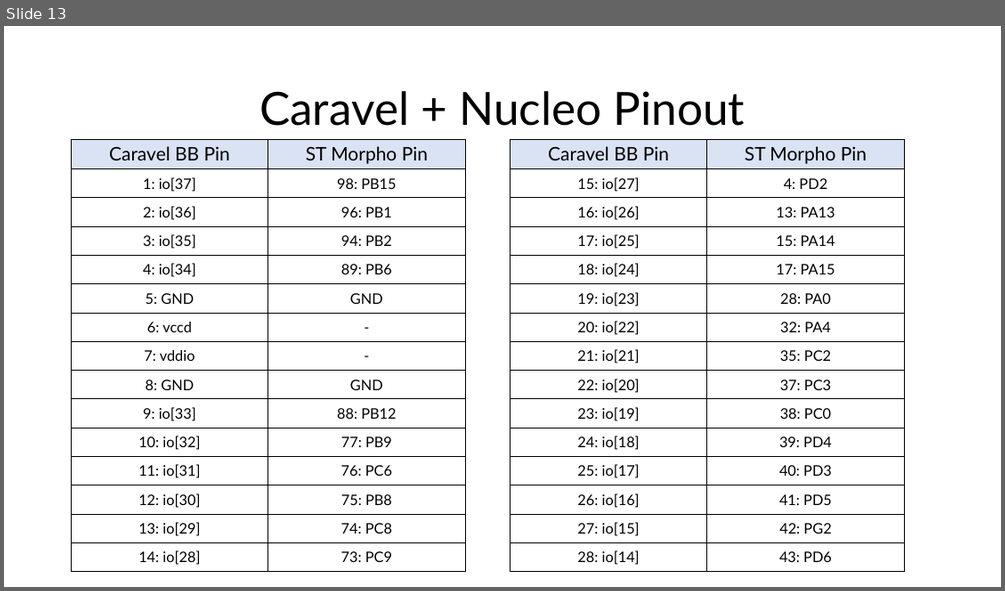
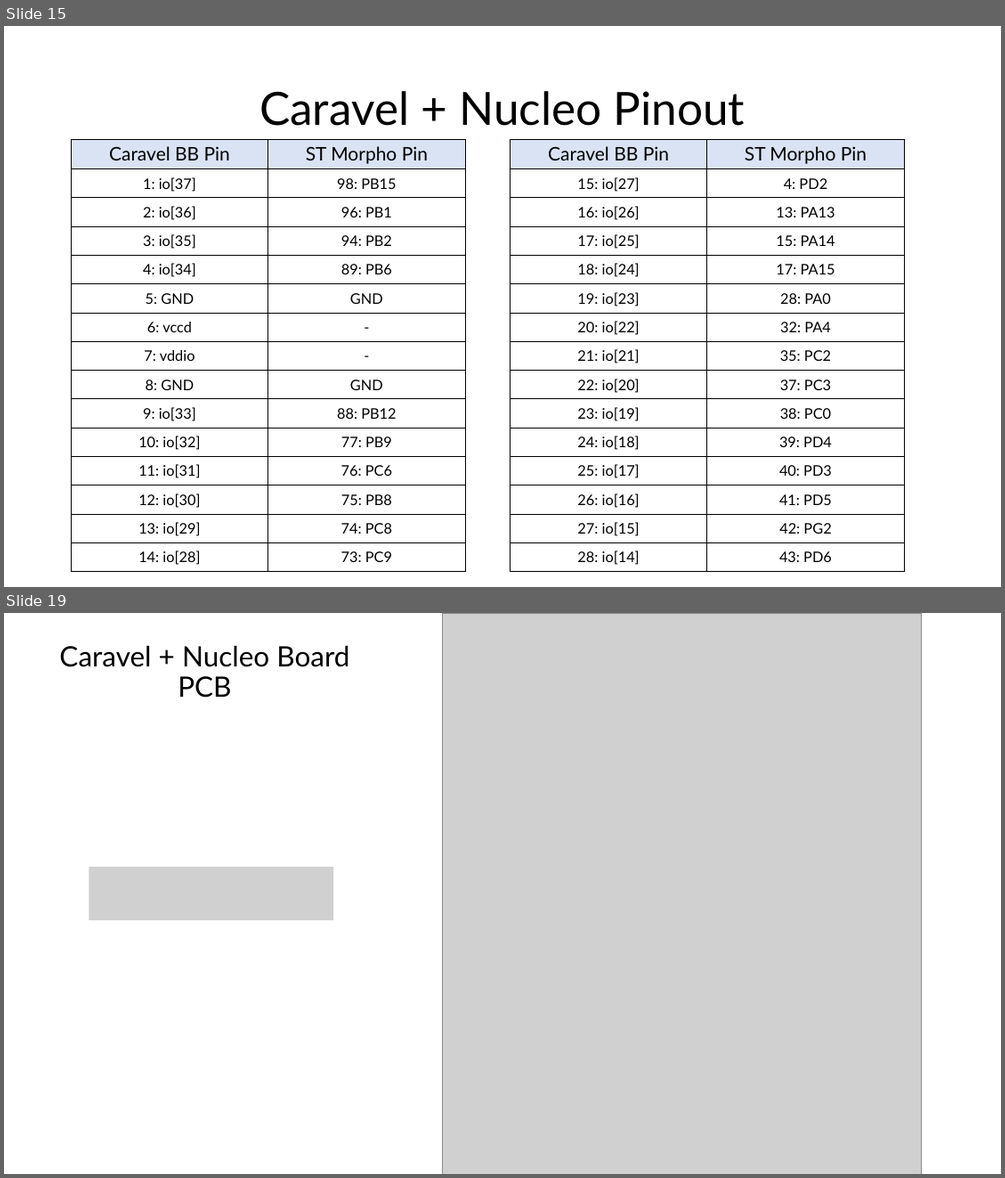
Before and after one commit to efabless/caravel_board, a slide deck: hardware/caravel_Nucleo/docs/Caravel+Nucleo Board.pptx. Shown one above the other, each under a label of ours: slide 13 before the commit, slides 15 and 19 after it; the slides between them are not shown. The pictures are 1005x591 and 1005x1178 pixels, drawn with LibreOffice and Linux fonts; fonts in the diff are those of the drawing; grey boxes stand for pictures. Boxes give left, top, right and bottom in pixels: in the first picture for what was removed or moved away, otherwise in the second. Text is boxed around its words. In the diff, an @@ line names an element or a change of style, - is before the commit and + after.

Commit message:
update caravel board Nucleo-144 hat

```diff
--- a/hardware/caravel_Nucleo/docs/Caravel+Nucleo Board.pptx
+++ b/hardware/caravel_Nucleo/docs/Caravel+Nucleo Board.pptx
@@ slide 19 added at (4, 613, 1001, 1174), background #FFFFFF @@
@@ picture added at (442, 613, 921, 1174) @@
@@ title added at (59, 645, 349, 698), 27 pt, text #000000 @@
+Caravel + Nucleo Board PCB
@@ picture added at (89, 867, 334, 920) @@
@@ what was slide 13 is now slide 15 @@
```
Also in this commit, not shown: 5 slides changed, 4 other slides added, 2 slides removed, 10 other files.
